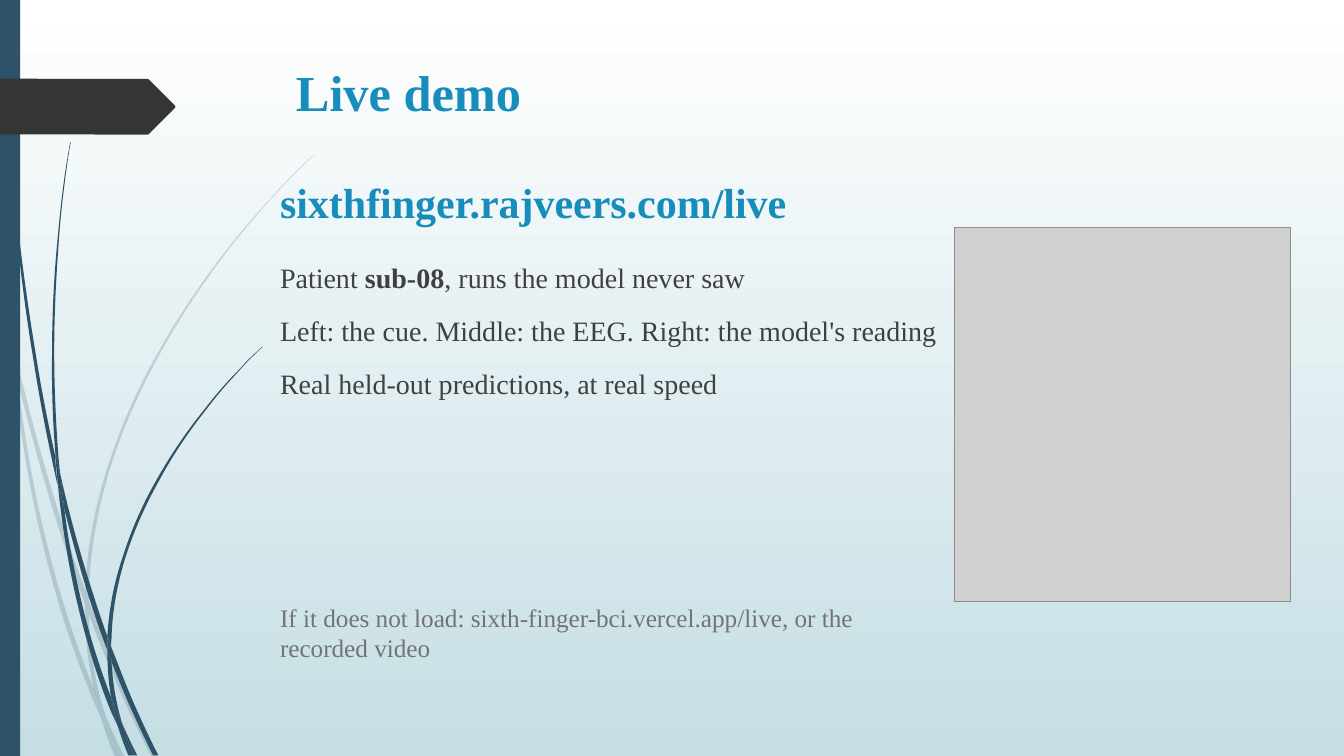
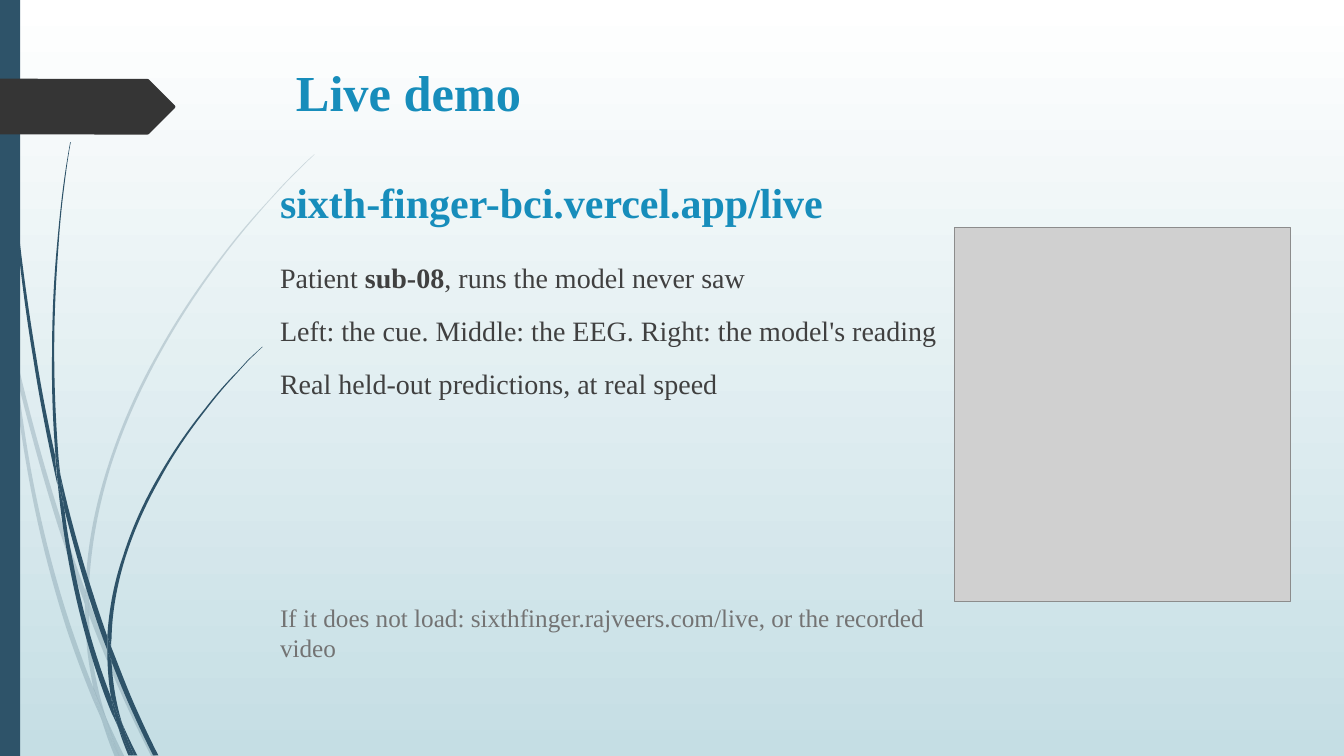
Before and after one commit to rajveeerr/sixth-finger-bci, a slide deck: slide 16 of report/slides/college/Sixth-Finger-BCI-Final-PPT.pptx. Drawn at 1344x756 pixels with LibreOffice and Linux fonts; fonts in the diff are those of the drawing; grey boxes stand for pictures. Boxes give left, top, right and bottom in pixels: in the first picture for what was removed or moved away, otherwise in the second. Text is boxed around its words. In the diff, an @@ line names an element or a change of style, - is before the commit and + after.

Commit message:
Give the college deck the Vercel address as the site, like the other documents, with the custom domain as the fallback

```diff
--- a/report/slides/college/Sixth-Finger-BCI-Final-PPT.pptx
+++ b/report/slides/college/Sixth-Finger-BCI-Final-PPT.pptx
@@ text at [280, 188, 823, 226]: text changed @@
-sixthfinger.rajveers.com/live
+sixth-finger-bci.vercel.app/live
@@ text at [280, 609, 924, 657]: text changed @@
-If it does not load: sixth-finger-bci.vercel.app/live, or the recorded video
+If it does not load: sixthfinger.rajveers.com/live, or the recorded video
```
Also in this commit, not shown: 1 other slide changed, 2 other files.
